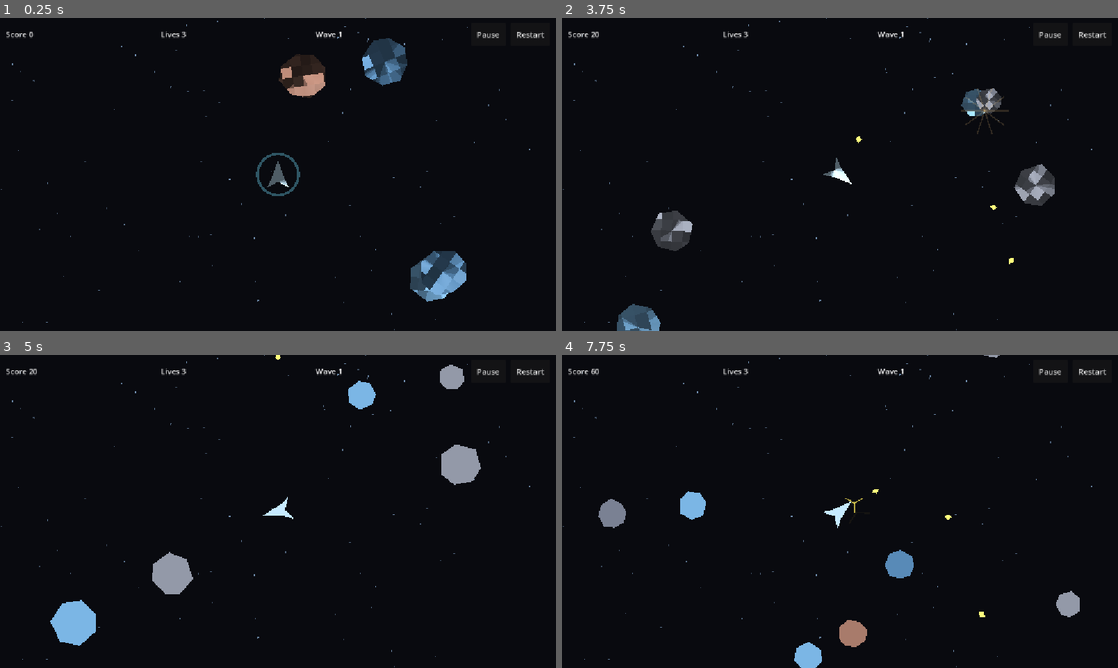
Above: before the commit, frames 1-4 (two rows, left to right).
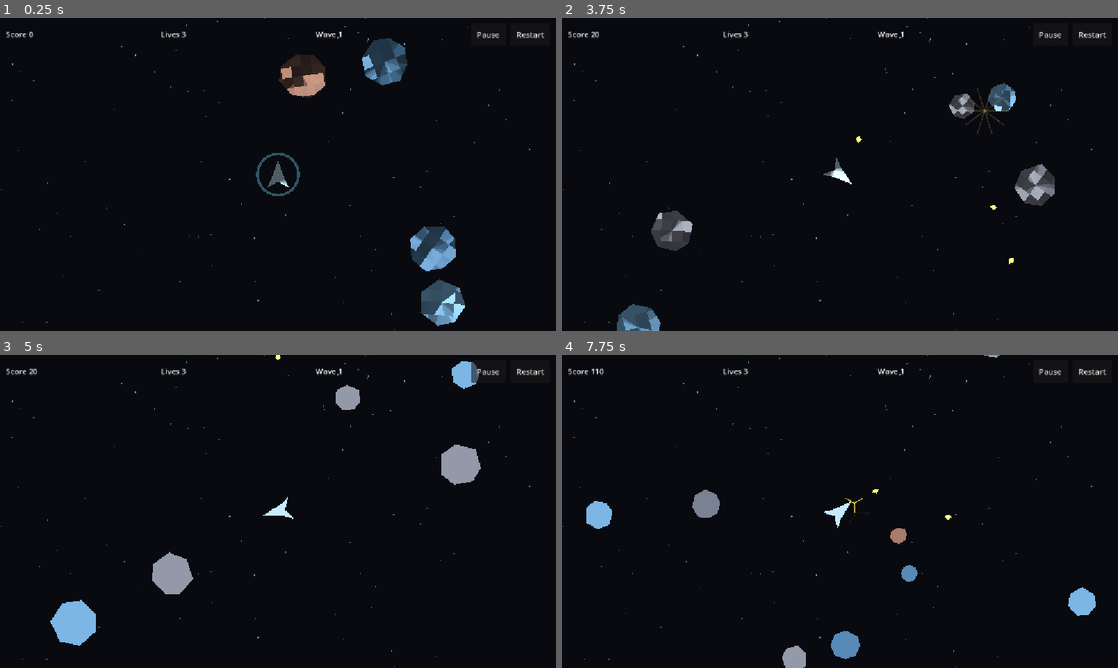
Above: after the commit, the same moments.

Repository: mule/asteroids-android-godot
Game: Godot game, scene res://scenes/game/Main.tscn
The game is run twice, just before and just after one commit, with the same random seed, the same clock (stepped at 60 frames per second) and the same inputs.
Inputs (mouse positions are in pixels of both pictures, inside the frame that each line leads up to):
- Up to frame 1 (0.25 s): no input
- Up to frame 2 (3.75 s): click "Restart" at 0.5 s; click "Restart" at 1.25 s; click "Restart" at 2 s; move the mouse to (962, 158) at 2.77 s; hold Right (rotate_right) 2.78-3.5 s; hold Space (shoot) 2.78-3.5 s; click (962, 158) at 2.92 s; drag from (728, 190) to (840, 174) at 3.52 s
- Up to frame 3 (5 s): move the mouse to (333, 442) at 4.27 s; hold Right (rotate_right) from 4.28 s (still down); hold L (toggle_shader_lighting) from 4.28 s (still down); tap Space (shoot) at 4.55 s
- Up to frame 4 (7.75 s): release Right (rotate_right) at 5 s; release L (toggle_shader_lighting) at 5 s; drag from (812, 574) to (634, 624) at 5.02 s; move the mouse to (1006, 558) at 5.77 s; hold Left (rotate_left) 5.78-6.5 s; hold Space (shoot) 5.78-6.5 s; drag from (673, 464) to (1006, 395) at 6.52 s; move the mouse to (867, 511) at 7.27 s; hold Left (rotate_left) from 7.28 s (still down); hold Space (shoot) from 7.28 s (still down); click (867, 511) at 7.42 s

The runs differ from the first frame. In frame 1, 2.4% of the frame differs, in the area x 73-84%, y 66-99%; in frame 2, 0.9%; in frame 3, 1.0%; in frame 4, 3.1%, in the area x 4-96%, y 4-100%.

Commit message:
Implement asteroid-asteroid collision response and tests (Issue #41)

Diff:
--- a/scenes/entities/Asteroid.tscn
+++ b/scenes/entities/Asteroid.tscn
@@ -8,7 +8,7 @@
 
 [node name="Asteroid" type="Area2D"]
 collision_layer = 4
-collision_mask = 2
+collision_mask = 6
 script = ExtResource("1_l6c1s")
 visual_asset = ExtResource("2_o5vgb")
 
--- a/scripts/asteroid.gd
+++ b/scripts/asteroid.gd
@@ -17,6 +17,7 @@
 @export var drift_speed: float = 90.0
 @export var rotation_speed_degrees: float = 25.0
 @export var wrap_margin: float = 48.0
+@export var bounce_restitution: float = 1.0
 
 @onready var rock_shape: Polygon2D = $RockShape
 @onready var collision_shape: CollisionShape2D = $CollisionShape2D
@@ -30,6 +31,7 @@
 	_apply_visual_asset()
 	_apply_size_tier()
 	_update_shader_light_direction()
+	area_entered.connect(_on_area_entered)
 
 
 func _physics_process(delta: float) -> void:
@@ -37,6 +39,7 @@
 	rotation += deg_to_rad(rotation_speed_degrees) * delta
 	_wrap_to_visible_viewport()
 	_update_shader_light_direction()
+	_resolve_asteroid_overlaps()
 
 
 func setup(tier: int, initial_velocity: Vector2, selected_visual_asset: Resource = null, initial_rotation: float = 0.0) -> void:
@@ -105,7 +108,7 @@
 			return 0.36
 
 
-func _get_collision_radius() -> float:
+func get_collision_radius() -> float:
 	match size_tier:
 		AsteroidSize.LARGE:
 			return 44.0
@@ -115,6 +118,87 @@
 			return 16.0
 
 
+func _get_collision_radius() -> float:
+	return get_collision_radius()
+
+
+func get_mass() -> float:
+	match size_tier:
+		AsteroidSize.LARGE:
+			return 4.0
+		AsteroidSize.MEDIUM:
+			return 2.0
+		_:
+			return 1.0
+
+
+func _on_area_entered(area: Area2D) -> void:
+	if area.is_in_group("asteroids") and is_instance_valid(area) and not area.is_queued_for_deletion():
+		if get_instance_id() < area.get_instance_id():
+			_resolve_asteroid_collision(area)
+
+
+func _resolve_asteroid_overlaps() -> void:
+	for area in get_overlapping_areas():
+		if area.is_in_group("asteroids") and is_instance_valid(area) and not area.is_queued_for_deletion():
+			if get_instance_id() < area.get_instance_id():
+				_resolve_asteroid_collision(area)
+
+
+func _resolve_asteroid_collision(other: Area2D) -> void:
+	if not is_instance_valid(other) or other.is_queued_for_deletion():
+		return
+
+	var radius_a := get_collision_radius()
+	var radius_b: float = other.get_collision_radius() if other.has_method("get_collision_radius") else 28.0
+	var min_distance := radius_a + radius_b
+
+	var delta_pos := global_position - other.global_position
+	var current_distance := delta_pos.length()
+
+	if current_distance >= min_distance:
+		return
+
+	var normal: Vector2
+	if current_distance < 0.001:
+		var other_vel: Vector2 = other.get("velocity") if other.get("velocity") != null else Vector2.ZERO
+		var rel_vel := velocity - other_vel
+		if rel_vel.length_squared() > 0.01:
+			normal = -rel_vel.normalized()
+		else:
+			normal = Vector2.RIGHT.rotated(randf() * TAU)
+	else:
+		normal = delta_pos / current_distance
+
+	var overlap := min_distance - current_distance
+
+	var mass_a := get_mass()
+	var mass_b: float = other.get_mass() if other.has_method("get_mass") else 2.0
+	var total_mass := mass_a + mass_b
+
+	# Separate positions proportionally to inverse mass to prevent sticking and tunneling
+	var separation_a := normal * (overlap * (mass_b / total_mass))
+	var separation_b := normal * (overlap * (mass_a / total_mass))
+	global_position += separation_a
+	other.global_position -= separation_b
+	_wrap_to_visible_viewport()
+	if other.has_method("_wrap_to_visible_viewport"):
+		other._wrap_to_visible_viewport()
+
+	# Calculate velocity response (elastic bounce)
+	var vel_b: Vector2 = other.get("velocity") if other.get("velocity") != null else Vector2.ZERO
+	var rel_velocity := velocity - vel_b
+	var vel_along_normal := rel_velocity.dot(normal)
+
+	# Only apply impulse if objects are moving towards each other
+	if vel_along_normal < 0.0:
+		var impulse_scalar := -(1.0 + bounce_restitution) * vel_along_normal / ((1.0 / mass_a) + (1.0 / mass_b))
+		var impulse := normal * impulse_scalar
+		velocity += impulse / mass_a
+		if "velocity" in other:
+			other.velocity -= impulse / mass_b
+
+
 func get_visual_asset_id() -> StringName:
 	if visual_asset != null:
 		return visual_asset.asset_id
--- /dev/null
+++ b/tests/test_asteroid_collisions.gd
@@ -0,0 +1,275 @@
+extends SceneTree
+
+
+const ASTEROID_SCENE := "res://scenes/entities/Asteroid.tscn"
+const BULLET_SCENE := "res://scenes/entities/Bullet.tscn"
+const PLAYER_SCENE := "res://scenes/entities/PlayerShip.tscn"
+const GAME_SCENE := "res://scenes/game/Game.tscn"
+
+
+func _init() -> void:
+	var failures: Array[String] = []
+
+	await _test_head_on_collision(failures)
+	await _test_different_size_collision(failures)
+	await _test_glancing_collision(failures)
+	await _test_overlap_separation(failures)
+	await _test_three_asteroid_cluster(failures)
+	await _test_bullet_destroys_asteroid(failures)
+	await _test_player_ship_collides_with_asteroid(failures)
+	await _test_multi_frame_stability(failures)
+
+	for failure in failures:
+		printerr("FAIL: ", failure)
+
+	if failures.is_empty():
+		print("ALL ASTEROID COLLISION TESTS PASSED SUCCESSFULLY!")
+		quit(0)
+	else:
+		printerr("FAILED %d TESTS" % failures.size())
+		quit(1)
+
+
+func _test_head_on_collision(failures: Array[String]) -> void:
+	var packed_scene := load(ASTEROID_SCENE) as PackedScene
+	var a1 := packed_scene.instantiate() as Area2D
+	var a2 := packed_scene.instantiate() as Area2D
+
+	root.add_child(a1)
+	root.add_child(a2)
+	a1.add_to_group("asteroids")
+	a2.add_to_group("asteroids")
+
+	a1.setup(0, Vector2(100, 0), null, 0.0) # Large, radius 44
+	a2.setup(0, Vector2(-100, 0), null, 0.0) # Large, radius 44
+
+	a1.global_position = Vector2(400, 300)
+	a2.global_position = Vector2(470, 300) # distance = 70 < 88 (overlapping)
+
+	for _step in 5:
+		await physics_frame
+
+	var vel1: Vector2 = a1.velocity
+	var vel2: Vector2 = a2.velocity
+	if vel1.x >= 0.0:
+		failures.append("Head-on: a1 should bounce left, but velocity.x is %f" % vel1.x)
+	if vel2.x <= 0.0:
+		failures.append("Head-on: a2 should bounce right, but velocity.x is %f" % vel2.x)
+
+	var final_dist: float = a1.global_position.distance_to(a2.global_position)
+	if final_dist < 87.9:
+		failures.append("Head-on: asteroids did not separate; distance is %f (expected >= 88)" % final_dist)
+
+	a1.queue_free()
+	a2.queue_free()
+	await physics_frame
+
+
+func _test_different_size_collision(failures: Array[String]) -> void:
+	var packed_scene := load(ASTEROID_SCENE) as PackedScene
+	var large := packed_scene.instantiate() as Area2D
+	var small := packed_scene.instantiate() as Area2D
+
+	root.add_child(large)
+	root.add_child(small)
+	large.add_to_group("asteroids")
+	small.add_to_group("asteroids")
+
+	large.setup(0, Vector2(100, 0), null, 0.0) # Large, m=4
+	small.setup(2, Vector2(0, 0), null, 0.0)   # Small, m=1
+
+	large.global_position = Vector2(400, 300)
+	small.global_position = Vector2(450, 300) # distance 50 < 44+16=60
+
+	for _step in 5:
+		await physics_frame
+
+	var s_vel: Vector2 = small.velocity
+	var l_vel: Vector2 = large.velocity
+	if s_vel.x <= 50.0:
+		failures.append("Different size: small asteroid velocity should be high, got %f" % s_vel.x)
+	if l_vel.x <= 0.0 or l_vel.x >= 100.0:
+		failures.append("Different size: large asteroid velocity should be between 0 and 100, got %f" % l_vel.x)
+
+	large.queue_free()
+	small.queue_free()
+	await physics_frame
+
+
+func _test_glancing_collision(failures: Array[String]) -> void:
+	var packed_scene := load(ASTEROID_SCENE) as PackedScene
+	var a1 := packed_scene.instantiate() as Area2D
+	var a2 := packed_scene.instantiate() as Area2D
+
+	root.add_child(a1)
+	root.add_child(a2)
+	a1.add_to_group("asteroids")
+	a2.add_to_group("asteroids")
+
+	a1.setup(0, Vector2(100, 50), null, 0.0)
+	a2.setup(0, Vector2(-100, -50), null, 0.0)
+
+	a1.global_position = Vector2(400, 300)
+	a2.global_position = Vector2(460, 340)
+
+	for _step in 5:
+		await physics_frame
+
+	var vel1: Vector2 = a1.velocity
+	var vel2: Vector2 = a2.velocity
+	if vel1.x >= 0.0:
+		failures.append("Glancing: a1 velocity.x should be deflected negative, got %f" % vel1.x)
+	if vel2.x <= 0.0:
+		failures.append("Glancing: a2 velocity.x should be deflected positive, got %f" % vel2.x)
+
+	a1.queue_free()
+	a2.queue_free()
+	await physics_frame
+
+
+func _test_overlap_separation(failures: Array[String]) -> void:
+	var packed_scene := load(ASTEROID_SCENE) as PackedScene
+	var a1 := packed_scene.instantiate() as Area2D
+	var a2 := packed_scene.instantiate() as Area2D
+
+	root.add_child(a1)
+	root.add_child(a2)
+	a1.add_to_group("asteroids")
+	a2.add_to_group("asteroids")
+
+	a1.setup(0, Vector2.ZERO, null, 0.0)
+	a2.setup(0, Vector2.ZERO, null, 0.0)
+
+	# Exactly overlapping
+	a1.global_position = Vector2(500, 300)
+	a2.global_position = Vector2(500, 300)
+
+	for _step in 5:
+		await physics_frame
+
+	var dist: float = a1.global_position.distance_to(a2.global_position)
+	if dist < 87.9:
+		failures.append("Overlap separation: expected distance >= 88, got %f" % dist)
+
+	a1.queue_free()
+	a2.queue_free()
+	await physics_frame
+
+
+func _test_three_asteroid_cluster(failures: Array[String]) -> void:
+	var packed_scene := load(ASTEROID_SCENE) as PackedScene
+	var a1 := packed_scene.instantiate() as Area2D
+	var a2 := packed_scene.instantiate() as Area2D
+	var a3 := packed_scene.instantiate() as Area2D
+
+	root.add_child(a1)
+	root.add_child(a2)
+	root.add_child(a3)
+	a1.add_to_group("asteroids")
+	a2.add_to_group("asteroids")
+	a3.add_to_group("asteroids")
+
+	a1.setup(0, Vector2(50, 0), null, 0.0)
+	a2.setup(0, Vector2(-50, 0), null, 0.0)
+	a3.setup(0, Vector2(0, -50), null, 0.0)
+
+	a1.global_position = Vector2(400, 300)
+	a2.global_position = Vector2(450, 300)
+	a3.global_position = Vector2(425, 340)
+
+	for _step in 10:
+		await physics_frame
+
+	var d12: float = a1.global_position.distance_to(a2.global_position)
+	var d23: float = a2.global_position.distance_to(a3.global_position)
+	var d13: float = a1.global_position.distance_to(a3.global_position)
+
+	if d12 < 87.0 or d23 < 87.0 or d13 < 87.0:
+		failures.append("Three asteroid cluster: asteroids did not disperse properly (d12=%f, d23=%f, d13=%f)" % [d12, d23, d13])
+
+	a1.queue_free()
+	a2.queue_free()
+	a3.queue_free()
+	await physics_frame
+
+
+func _test_bullet_destroys_asteroid(failures: Array[String]) -> void:
+	var game_packed := load(GAME_SCENE) as PackedScene
+	var game := game_packed.instantiate()
+	game.initial_asteroid_count = 1
+	game.auto_start = false
+	root.add_child(game)
+	await physics_frame
+	game._start_new_game()
+	await physics_frame
+
+	# Clear initial wave asteroids
+	for child in game.entities.get_children():
+		if child != game.player_ship:
+			child.queue_free()
+	await physics_frame
+
+	var ast: Area2D = game._spawn_asteroid(0, Vector2(600, 324), Vector2.ZERO)
+	var initial_score: int = game.score
+
+	game._on_player_ship_shoot_requested(Vector2(550, 324), Vector2.RIGHT, Vector2.ZERO)
+
+	for _step in 15:
+		await physics_frame
+
+	if game.score <= initial_score:
+		failures.append("Bullet collision: asteroid was not destroyed by bullet (score unchanged: %d)" % game.score)
+
+	root.remove_child(game)
+	game.free()
+	await physics_frame
+
+
+func _test_player_ship_collides_with_asteroid(failures: Array[String]) -> void:
+	var game_packed := load(GAME_SCENE) as PackedScene
+	var game := game_packed.instantiate()
+	root.add_child(game)
+	game.auto_start = false
+	await physics_frame
+	game._start_new_game()
+	await physics_frame
+
+	var initial_lives: int = game.lives
+	var player: Area2D = game.player_ship
+	player.set_invulnerable(false)
+
+	# Spawn asteroid directly on player
+	var ast: Area2D = game._spawn_asteroid(0, player.global_position, Vector2.ZERO)
+	for _step in 5:
+		await physics_frame
+
+	if game.lives >= initial_lives:
+		failures.append("Ship collision: player did not lose a life on asteroid collision")
+
+	root.remove_child(game)
+	game.free()
+	await physics_frame
+
+
+func _test_multi_frame_stability(failures: Array[String]) -> void:
+	var game_packed := load(GAME_SCENE) as PackedScene
+	var game := game_packed.instantiate()
+	root.add_child(game)
+	game.auto_start = false
+	await physics_frame
+	game._start_new_game()
+
+	# Run for 120 frames with multiple asteroids moving and colliding
+	for _step in 120:
+		await physics_frame
+
+	if not game.play_active:
+		failures.append("Multi-frame stability: game became inactive unexpectedly")
+
+	var ast_count: int = game._get_active_asteroid_count()
+	if ast_count == 0:
+		failures.append("Multi-frame stability: no active asteroids remaining")
+
+	root.remove_child(game)
+	game.free()
+	await physics_frame
Not shown, changed: .gitignore
